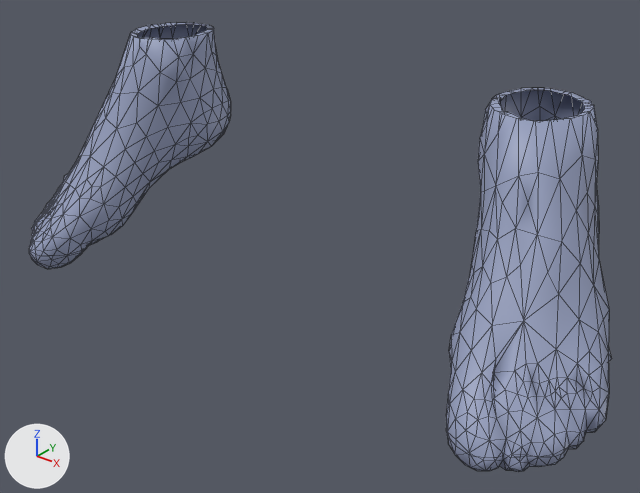
Two versions of the FBX model Assets/Resources/WRLDZ/Avatar3D/Clothes/argon_shoes_mokuba_bc_male.fbx, one commit apart.
Before and after are seen from a camera (50 mm lens) standing at (0.443, -0.53, 0.384) and looking at (0.028, -0.011, 0.062). The lights are fixed; the arrows at lower left show +X, +Y and +Z. The picture after the commit comes second. Mesh edges are drawn as thin lines. Vertices at exactly the same position are counted once.

The first picture shows 'ArgonCloth'.
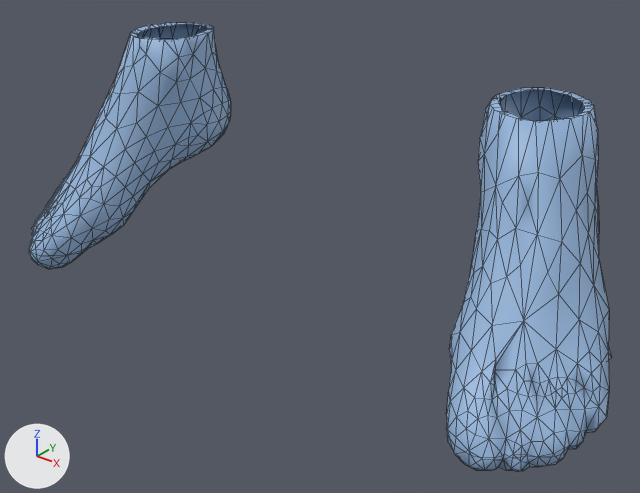
Location of each change, (x1, y1, x2, y2) in pixels of the pictures (640 x 493 px; the box of a moved part takes in the faces that stretch with it):
'ArgonCloth', recoloured, reshaped (greyish blue to blue)
    before: (29, 22, 612, 472)
    after: (29, 22, 612, 471)
part 1 of me_argoncloth_002, moved or reshaped
    before: (29, 174, 140, 269)
    after: (30, 176, 140, 269)
part 2 of me_argoncloth_002, moved or reshaped
    before: (446, 311, 612, 472)
    after: (446, 311, 612, 471)

Diff of the bpy script that builds the scene:
```diff
--- a/Assets/Resources/WRLDZ/Avatar3D/Clothes/argon_shoes_mokuba_bc_male.fbx.py
+++ b/Assets/Resources/WRLDZ/Avatar3D/Clothes/argon_shoes_mokuba_bc_male.fbx.py
@@ mat_argoncloth_shoes_mat @@
 mat_argoncloth_shoes_mat = principled_material('ArgonCloth_shoes_mat')
-mat_argoncloth_shoes_mat.base_color = (0.31, 0.353, 0.525)  # greyish blue #97a0c0
+mat_argoncloth_shoes_mat.base_color = (0.306, 0.471, 0.722)  # blue #96b7dd
@@ me_argoncloth_002 @@
 # used by ob_argoncloth; location = (0.0, 0.0, 0.0)
-me_argoncloth_002.from_pydata(...)  # 1163 vertices, 1949 faces; spans x -0.293..0.292, y -0.115..0.095, z -0.006..0.205
+me_argoncloth_002.from_pydata(...)  # 1145 vertices, 1932 faces; spans x -0.292..0.292, y -0.115..0.095, z -0.006..0.205
+# me_argoncloth_002 part 1: 142 vertices moved from x -0.293..-0.181, y -0.115..-0.006, z -0.006..0.058 to x -0.292..-0.181, y -0.115..-0.006, z -0.006..0.059; 43 vertices removed from x -0.284..-0.218, y -0.115..-0.034, z 0.015..0.02; 28 vertices added at x -0.284..-0.217, y -0.114..-0.03, z 0.006..0.017
+# me_argoncloth_002 part 2: 151 vertices moved from x 0.177..0.292, y -0.115..-0.001, z -0.004..0.058 to x 0.177..0.292, y -0.115..0.0, z -0.004..0.059; 24 vertices removed from x 0.205..0.287, y -0.09..-0.033, z 0.015..0.024; 21 vertices added at x 0.204..0.287, y -0.089..-0.028, z 0.011..0.019
 me_argoncloth_002.materials.append(mat_argoncloth_shoes_mat)
```
